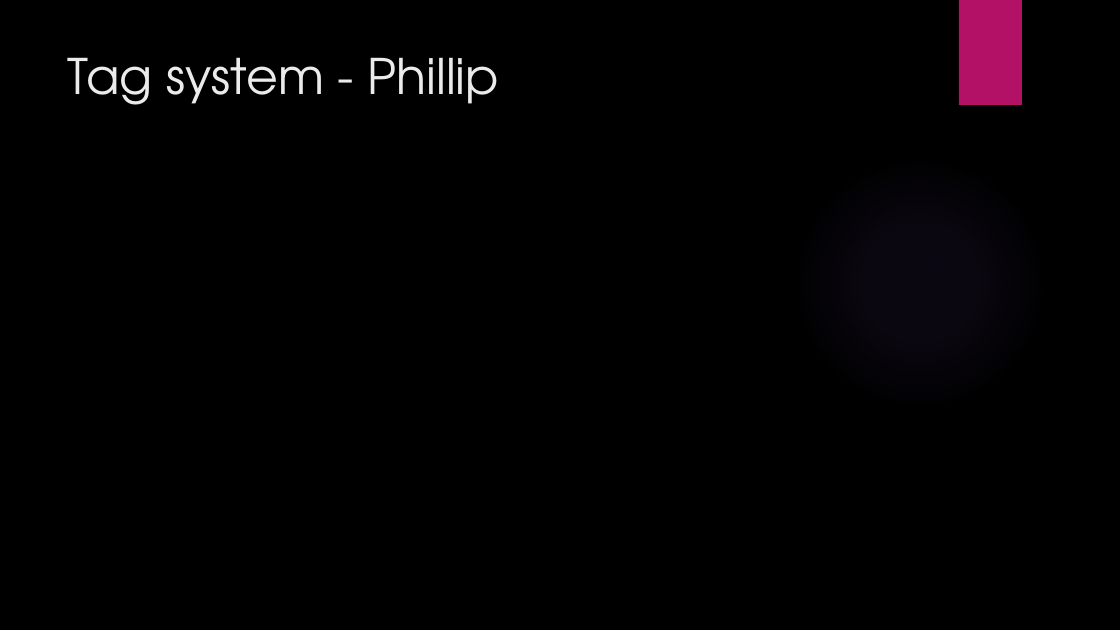
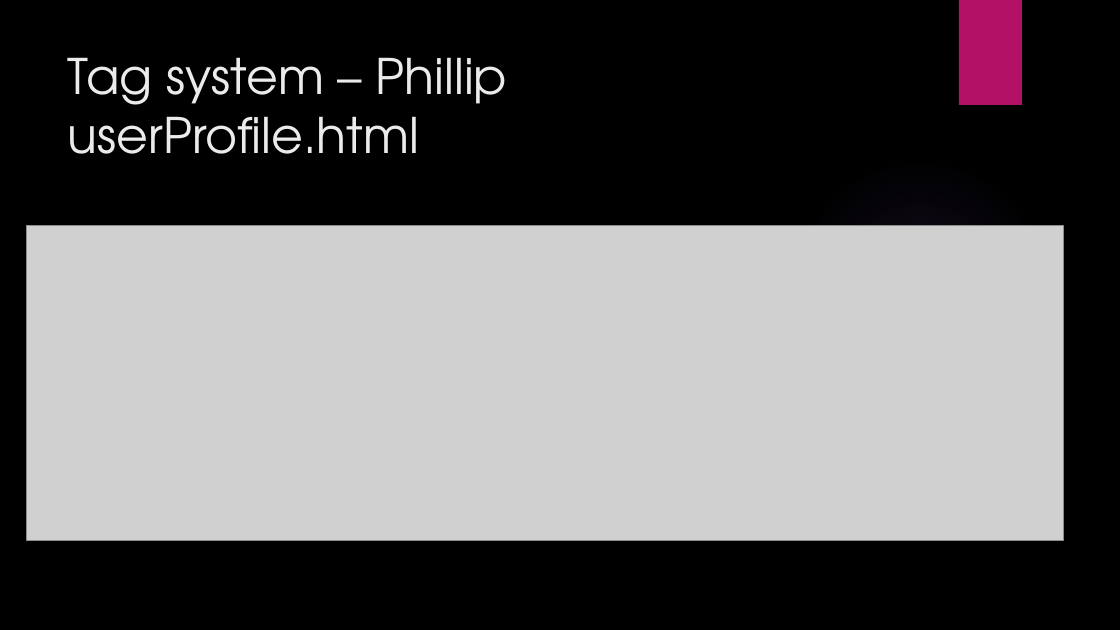
Before and after one commit to MatiasStorm/DateNRate, a slide deck: slide 9 of documents/DateN’Rate.pptx. Drawn at 1120x630 pixels with LibreOffice and Linux fonts; fonts in the diff are those of the drawing; grey boxes stand for pictures; background and template pictures are left out. Boxes give left, top, right and bottom in pixels: in the first picture for what was removed or moved away, otherwise in the second. Text is boxed around its words. In the diff, an @@ line names an element or a change of style, - is before the commit and + after.

```diff
--- a/documents/DateN’Rate.pptx
+++ b/documents/DateN’Rate.pptx
@@ title at [68, 57, 508, 154]: text changed @@
-Tag system - Phillip
+Tag system – Phillip
+userProfile.html
@@ picture added at [27, 225, 1064, 540] @@
```
Also in this commit, not shown: 5 slides added.
